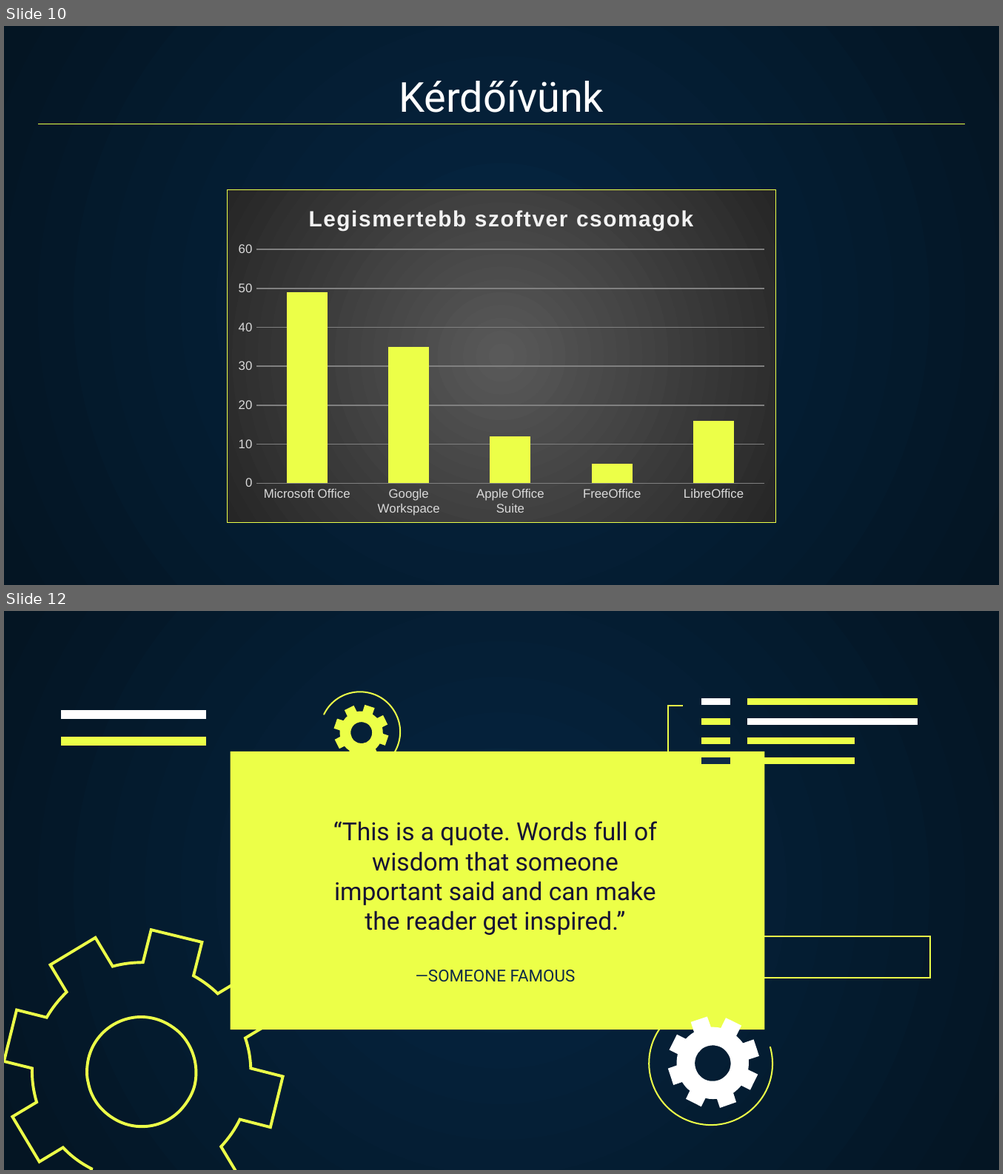
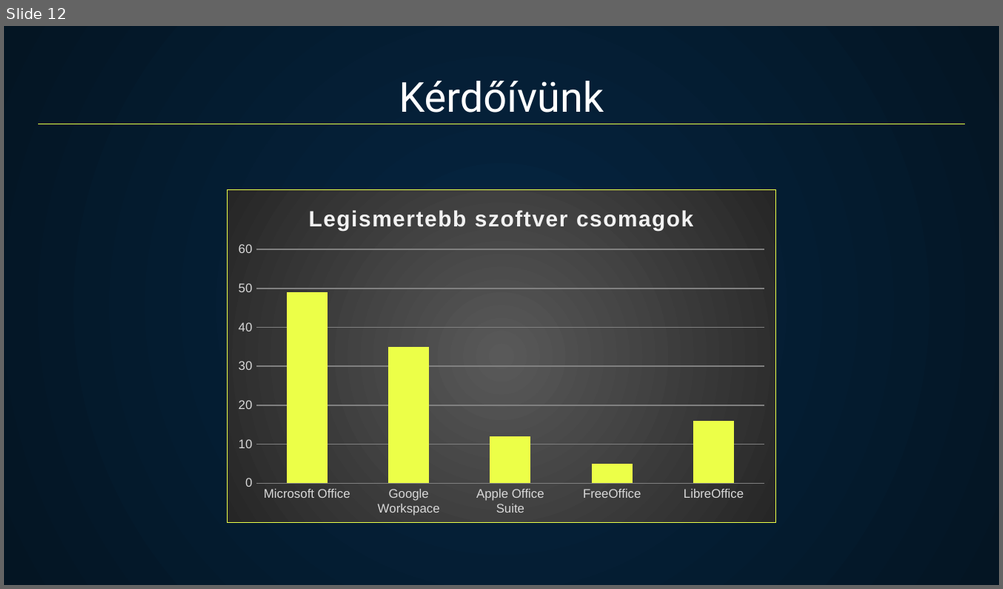
Before and after one commit to Berci5595/Venom, a slide deck: Venom.pptx. Shown one above the other, each under a label of ours: slides 10 and 12 before the commit, slide 12 after it; the slides between them are not shown. The pictures are 1003x1174 and 1003x589 pixels, drawn with LibreOffice and Linux fonts; fonts in the diff are those of the drawing. Boxes give left, top, right and bottom in pixels: in the first picture for what was removed or moved away, otherwise in the second. Text is boxed around its words. In the diff, an @@ line names an element or a change of style, - is before the commit and + after.

```diff
--- a/Venom.pptx
+++ b/Venom.pptx
@@ slide 12 removed at [4, 611, 999, 1170], background gradient #052643 to #041523 @@
@@ freeform shape removed at [302, 667, 429, 790] @@
@@ freeform shape removed at [323, 694, 400, 770] @@
@@ freeform shape removed at [701, 698, 730, 704] @@
@@ freeform shape removed at [747, 698, 918, 704] @@
@@ freeform shape removed at [61, 710, 206, 719] @@
@@ freeform shape removed at [667, 706, 683, 765] @@
@@ freeform shape removed at [701, 718, 730, 726] @@
@@ freeform shape removed at [747, 718, 918, 726] @@
@@ freeform shape removed at [61, 736, 206, 745] @@
@@ freeform shape removed at [701, 738, 730, 743] @@
@@ freeform shape removed at [747, 738, 854, 743] @@
@@ rectangle removed at [230, 752, 764, 1030] @@
@@ freeform shape removed at [701, 758, 730, 763] @@
@@ freeform shape removed at [747, 758, 854, 763] @@
@@ subtitle removed at [333, 821, 657, 935] @@
-“This is a quote. Words full of wisdom that someone important said and can make the reader get inspired.”
@@ freeform shape removed at [4, 930, 282, 1170] @@
@@ freeform shape removed at [720, 937, 930, 979] @@
@@ title removed at [415, 970, 575, 982] @@
-—SOMEONE FAMOUS
@@ freeform shape removed at [634, 1014, 782, 1135] @@
@@ freeform shape removed at [667, 1017, 759, 1108] @@
@@ what was slide 10 is now slide 12 @@
```
Also in this commit, not shown: 4 slides added, 12 other slides removed.
